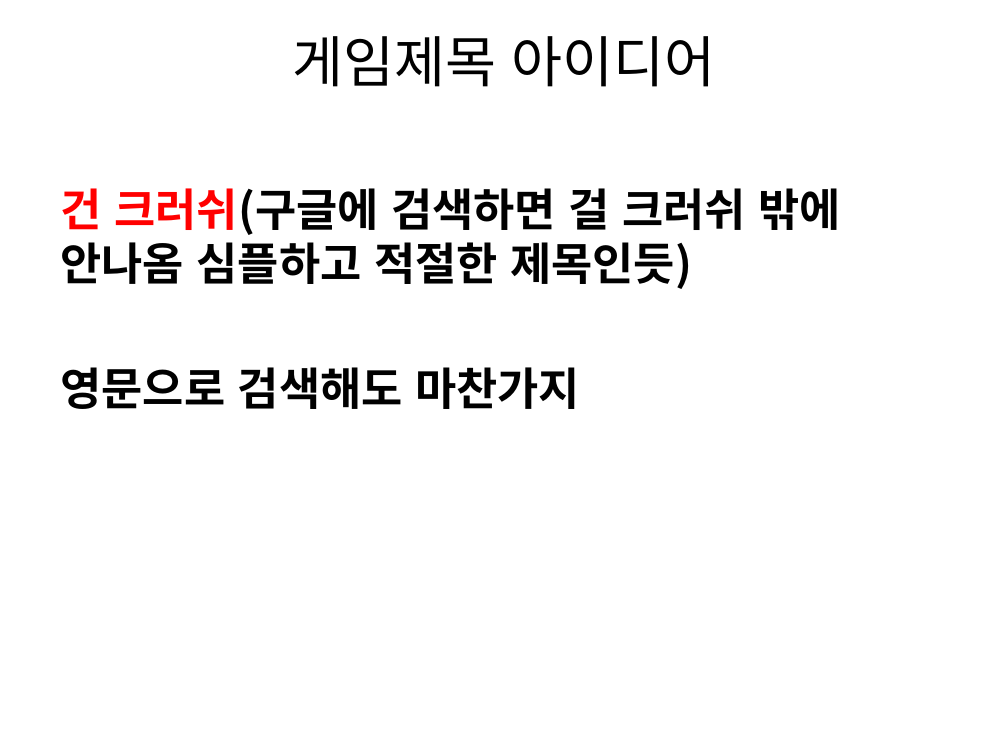
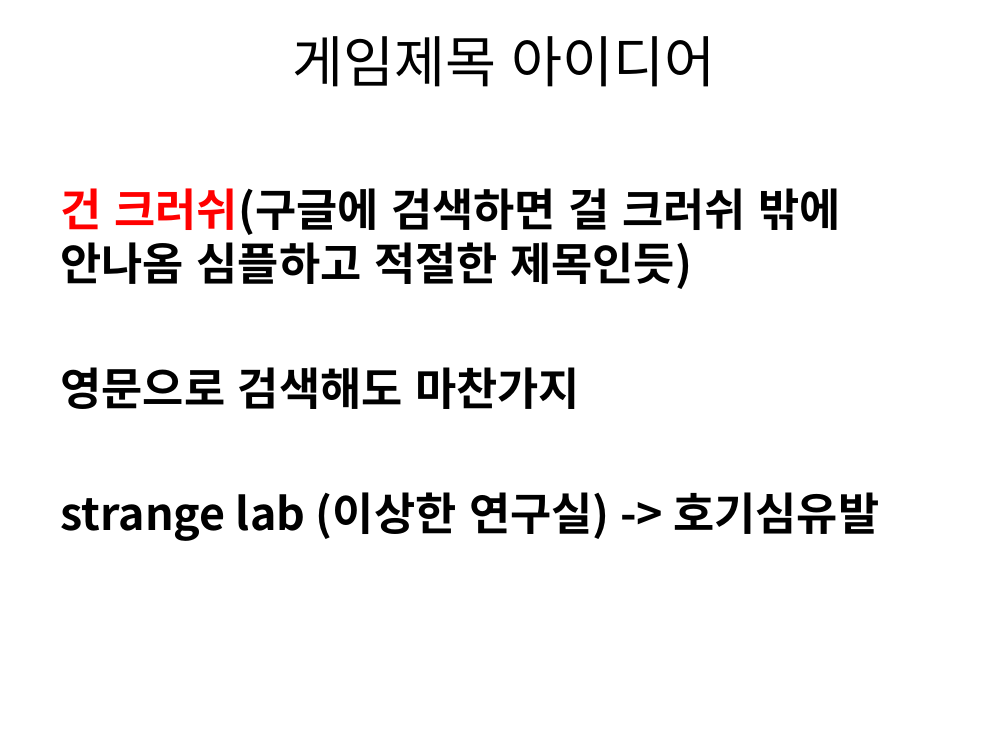
Before and after one commit to gkdlgndpdu/EscapeJail, a slide deck: slide 31 of EscapeJail/Assets/기획/스테이지1기획.pptx. Drawn at 1008x756 pixels with LibreOffice and Linux fonts; fonts in the diff are those of the drawing. Boxes give left, top, right and bottom in pixels: in the first picture for what was removed or moved away, otherwise in the second. Text is boxed around its words. In the diff, an @@ line names an element or a change of style, - is before the commit and + after.

```diff
--- a/EscapeJail/Assets/기획/스테이지1기획.pptx
+++ b/EscapeJail/Assets/기획/스테이지1기획.pptx
@@ text at <box>60,492,879,541</box>: paragraph added @@
+strange lab (이상한 연구실) -> 호기심유발
```
Also in this commit, not shown: 26 other files.
